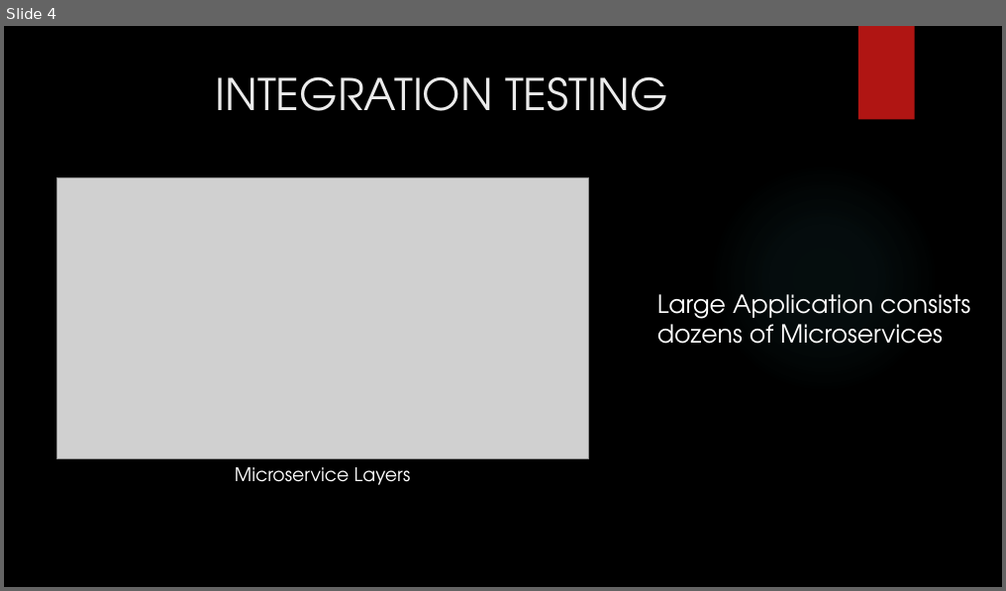
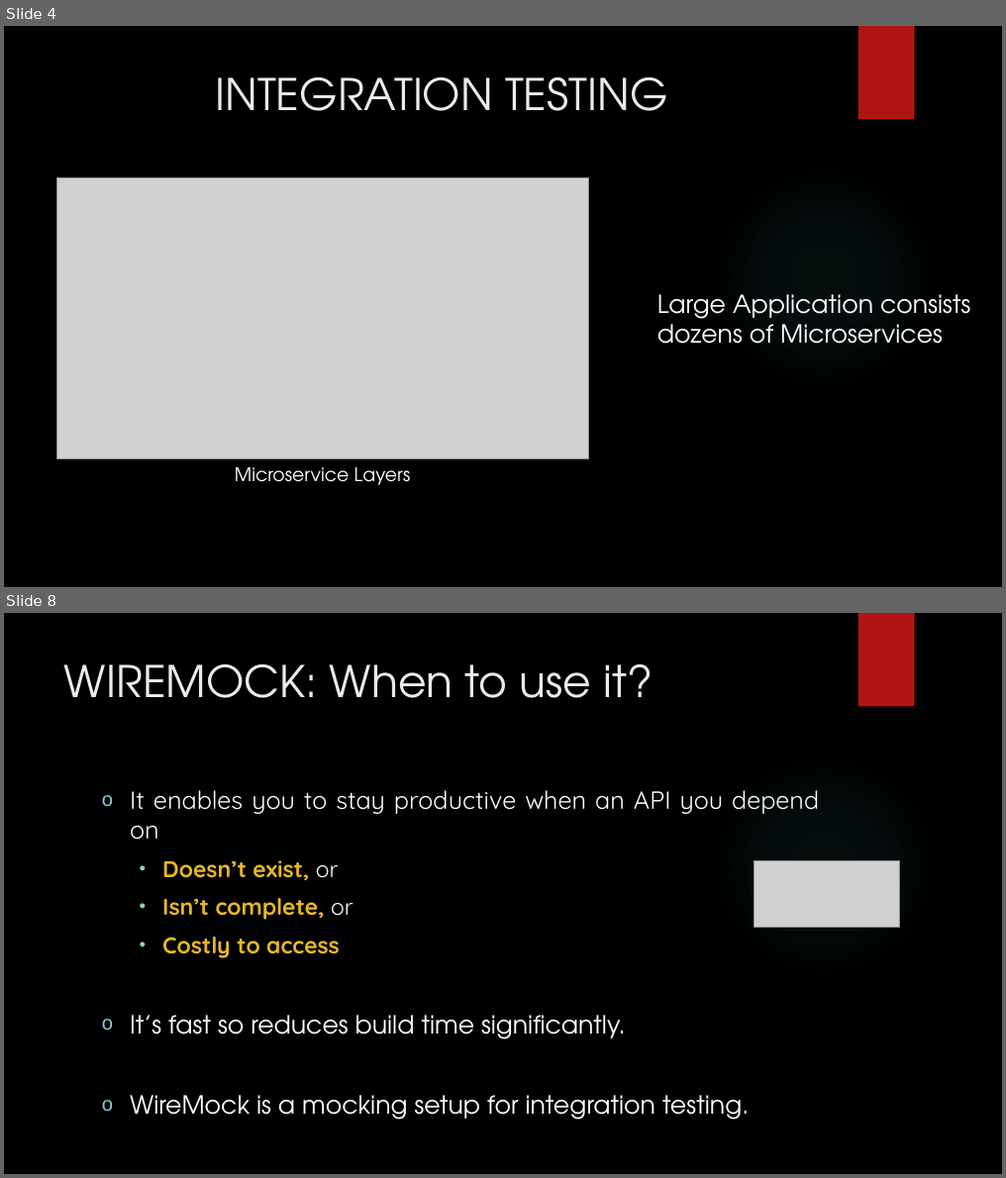
Before and after one commit to SubhajitSaha7/Angular, a slide deck: WireMock_DFSSubhajitSaha.pptx. Shown one above the other, each under a label of ours: slide 4 before the commit, slides 4 and 8 after it; the slides between them are not shown. The pictures are 1006x591 and 1006x1178 pixels, drawn with LibreOffice and Linux fonts; fonts in the diff are those of the drawing; grey boxes stand for pictures; background and template pictures are left out. Boxes give left, top, right and bottom in pixels: in the first picture for what was removed or moved away, otherwise in the second. Text is boxed around its words. In the diff, an @@ line names an element or a change of style, - is before the commit and + after.

```diff
--- a/WireMock_DFSSubhajitSaha.pptx
+++ b/WireMock_DFSSubhajitSaha.pptx
@@ slide 8 added at <box>4,613,1002,1174</box>, background picture (left out); not listed: 2 template elements that a slide beside it also shows @@
@@ title added at <box>64,664,653,698</box>, 42 pt, text #EBEBEB @@
+WIREMOCK: When to use it?
@@ text added at <box>130,790,819,1120</box>, 24 pt, text #FFFFFF @@
+o It enables you to stay productive when an API you depend on
+  • Doesn’t exist, or
+  • Isn’t complete, or
+  • Costly to access
+o It’s fast so reduces build time significantly.
+o WireMock is a mocking setup for integration testing.
@@ picture added at <box>754,861,899,927</box> @@
```
Also in this commit, not shown: 14 other slides added, 1 slide removed.
